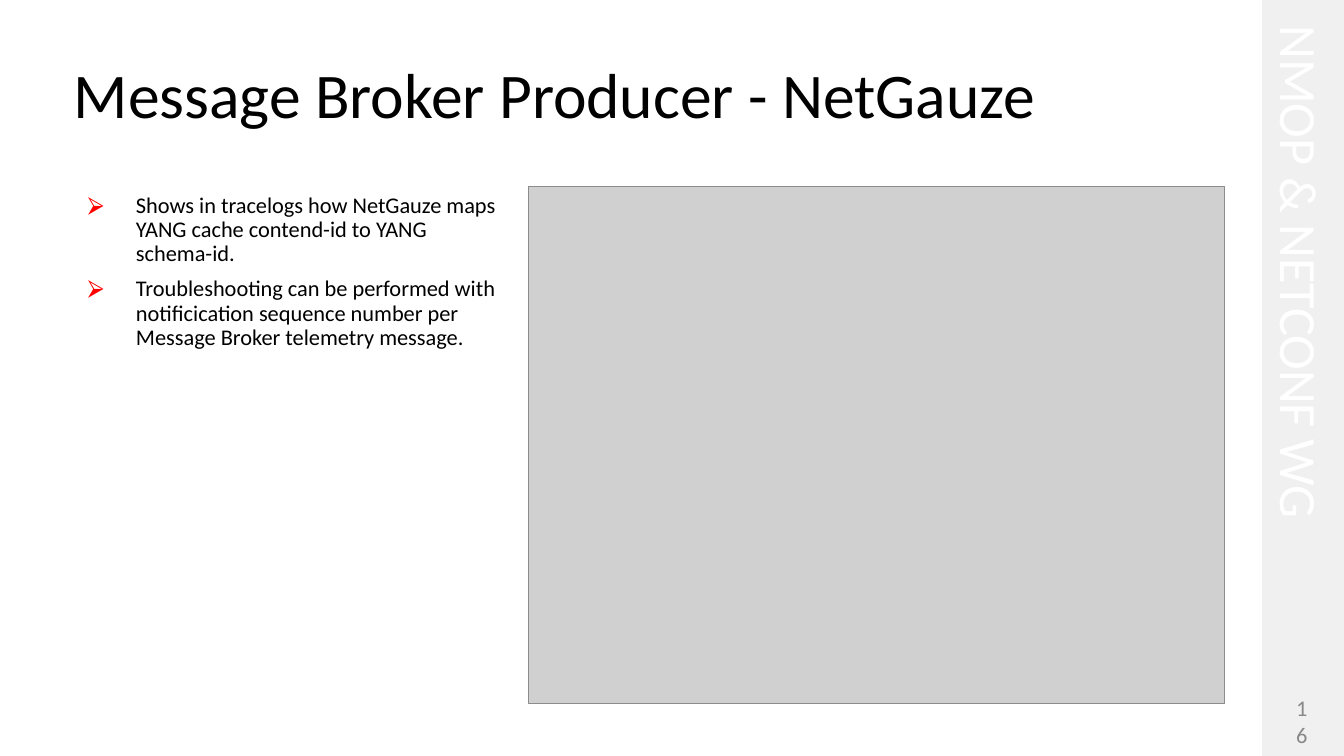
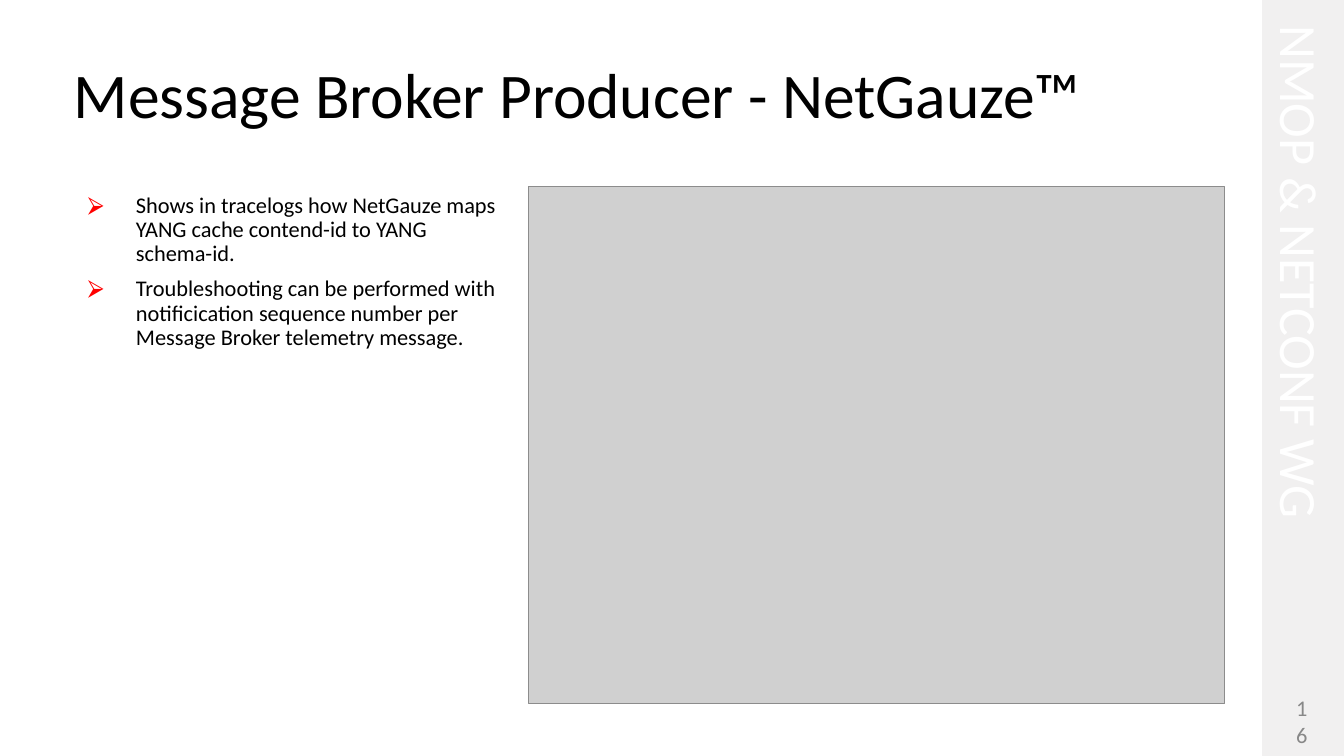
Before and after one commit to network-analytics/ietf-network-analytics-document-status, a slide deck: slide 16 of 126/NMOP/draft-ietf-nmop-yang-message-broker-integration-13.pptx. Drawn at 1344x756 pixels with LibreOffice and Linux fonts; fonts in the diff are those of the drawing; grey boxes stand for pictures. Boxes give left, top, right and bottom in pixels: in the first picture for what was removed or moved away, otherwise in the second. Text is boxed around its words. In the diff, an @@ line names an element or a change of style, - is before the commit and + after.

```diff
--- a/126/NMOP/draft-ietf-nmop-yang-message-broker-integration-13.pptx
+++ b/126/NMOP/draft-ietf-nmop-yang-message-broker-integration-13.pptx
@@ title at bbox=[74, 74, 1080, 129]: text changed @@
-Message Broker Producer - NetGauze
+Message Broker Producer - NetGauze™
```
Also in this commit, not shown: 7 other slides changed, 2 other files.
